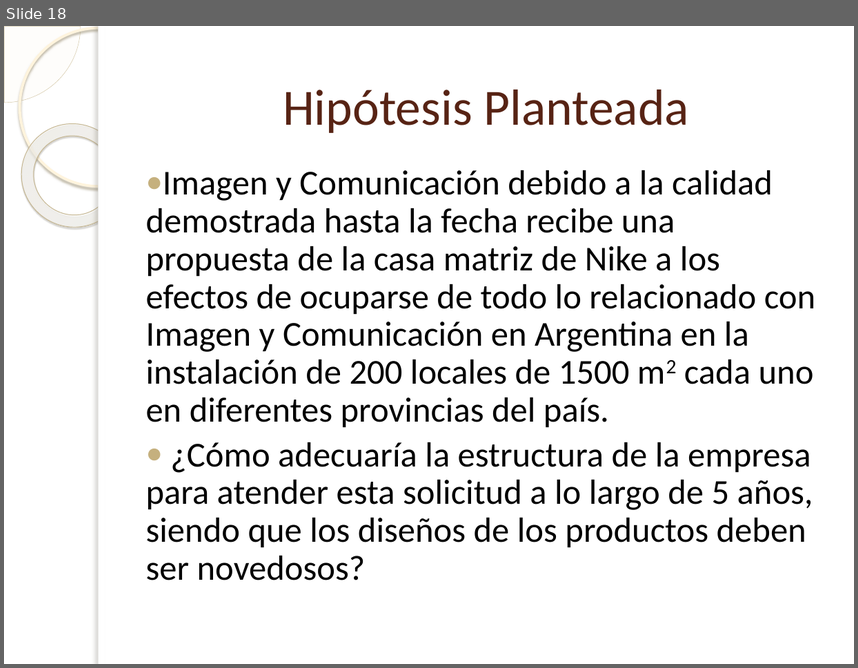
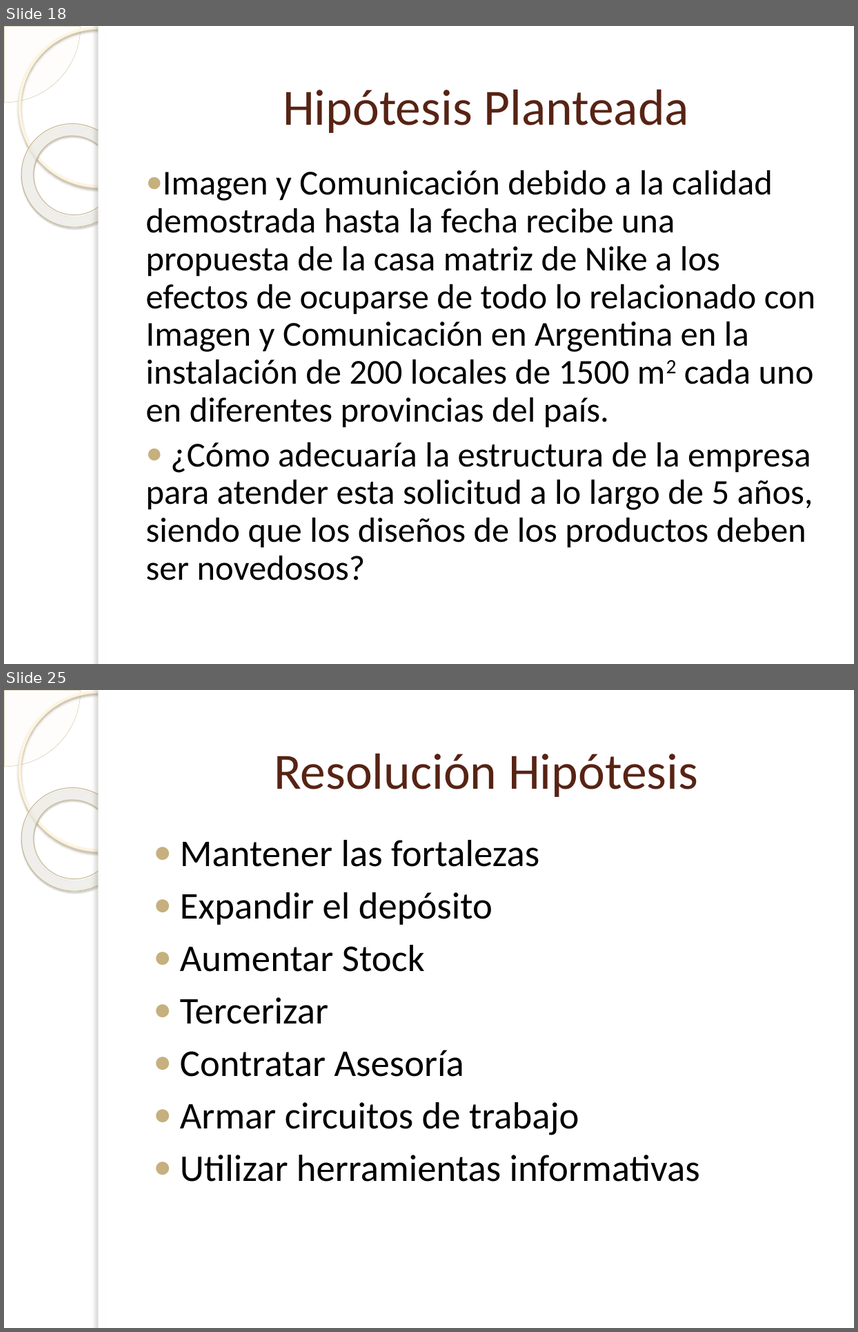
Before and after one commit to Bloodclot24/empresitas, a slide deck: Presentacion/Presentacion.pptx. Shown one above the other, each under a label of ours: slide 18 before the commit, slides 18 and 25 after it; the slides between them are not shown. The pictures are 858x668 and 858x1332 pixels, drawn with LibreOffice and Linux fonts; fonts in the diff are those of the drawing; background and template pictures are left out. Boxes give left, top, right and bottom in pixels: in the first picture for what was removed or moved away, otherwise in the second. Text is boxed around its words. In the diff, an @@ line names an element or a change of style, - is before the commit and + after.

```diff
--- a/Presentacion/Presentacion.pptx
+++ b/Presentacion/Presentacion.pptx
@@ slide 25 added at [4,690,854,1328], background picture (left out); not listed: 5 template elements that a slide beside it also shows @@
@@ title added at [274,753,698,797], 43 pt, text #572314 @@
+Resolución Hipótesis
@@ text added at [180,840,700,1181], 32 pt, text #000000 @@
+● Mantener las fortalezas
+● Expandir el depósito
+● Aumentar Stock
+● Tercerizar
+● Contratar Asesoría
+● Armar circuitos de trabajo
+● Utilizar herramientas informativas
```
Also in this commit, not shown: 3 slides changed, 7 other slides added, 1 slide removed, 5 other files.
